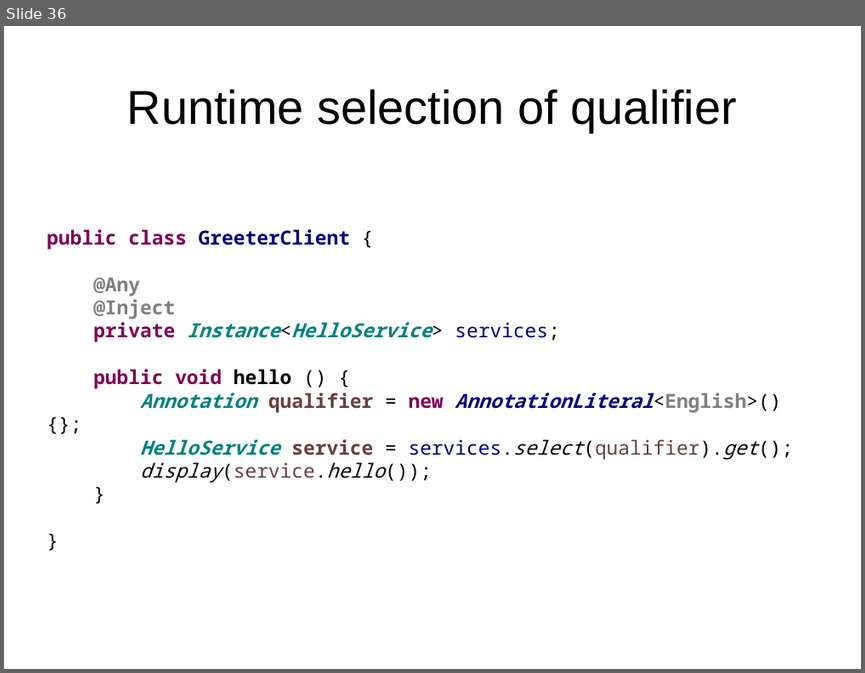
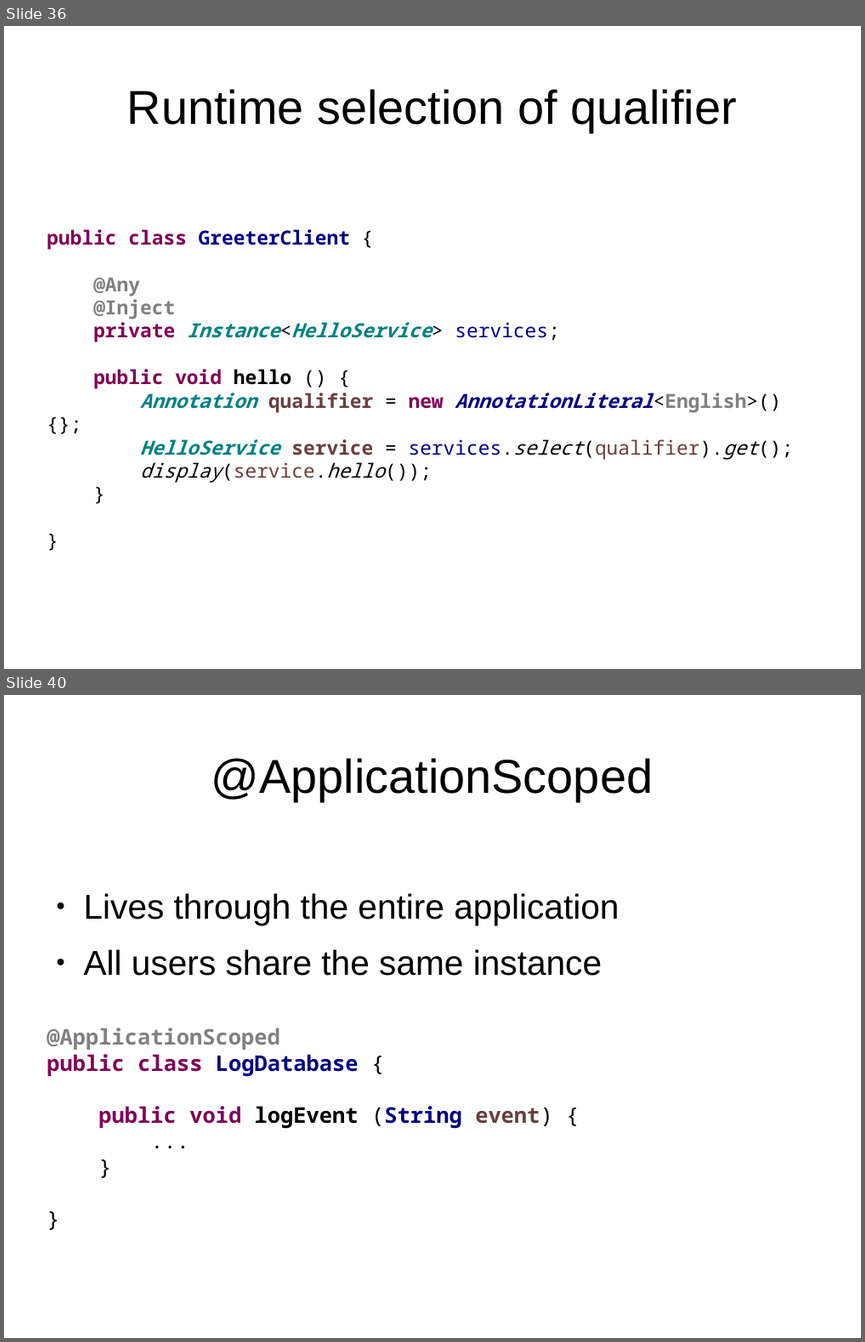
Before and after one commit to FrigoCoder/CDI, a slide deck: CDI.odp. Shown one above the other, each under a label of ours: slide 36 before the commit, slides 36 and 40 after it; the slides between them are not shown. The pictures are 865x673 and 865x1342 pixels, drawn with LibreOffice and Linux fonts; fonts in the diff are those of the drawing. Boxes give left, top, right and bottom in pixels: in the first picture for what was removed or moved away, otherwise in the second. Text is boxed around its words. In the diff, an @@ line names an element or a change of style, - is before the commit and + after.

```diff
--- a/CDI.odp
+++ b/CDI.odp
@@ slide 40 added at bbox=[4, 695, 861, 1338], background #FFFFFF @@
@@ title added at bbox=[211, 758, 653, 801], 44 pt, text #000000 @@
+@ApplicationScoped
@@ text added at bbox=[46, 893, 619, 1129], 20 pt, text #000000 @@
+● Lives through the entire application
+● All users share the same instance
+@ApplicationScoped
+public class LogDatabase {
+public void logEvent (String event) {
+...
+}
+}
```
Also in this commit, not shown: 11 slides changed, 9 other slides added, 9 other files.
